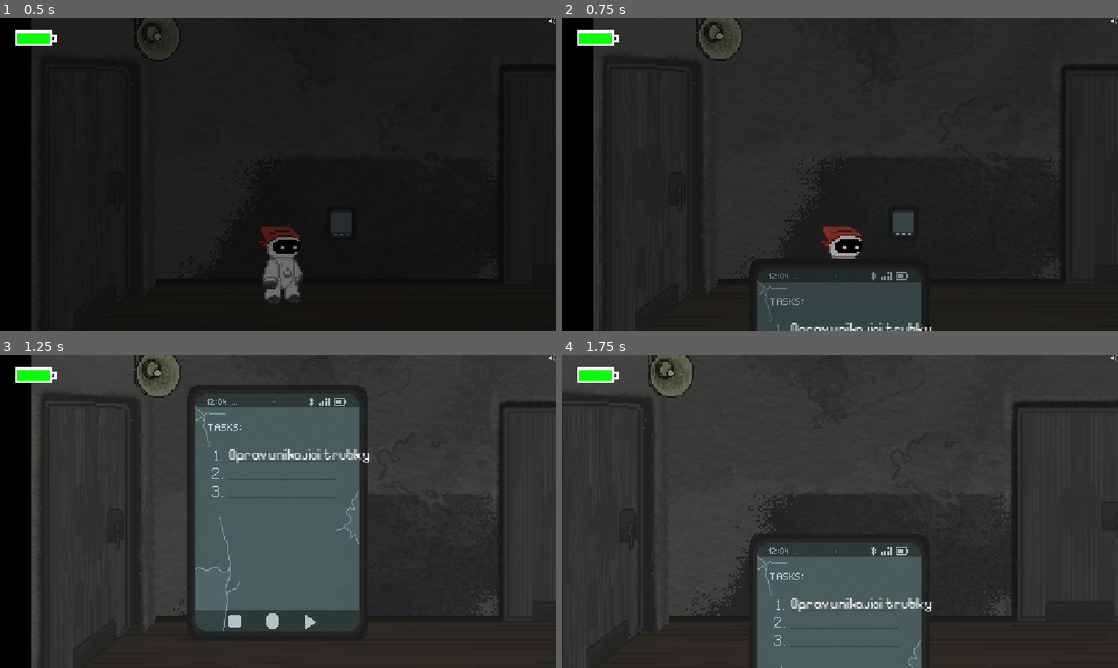
Above: before the commit, frames 1-4 (two rows, left to right).
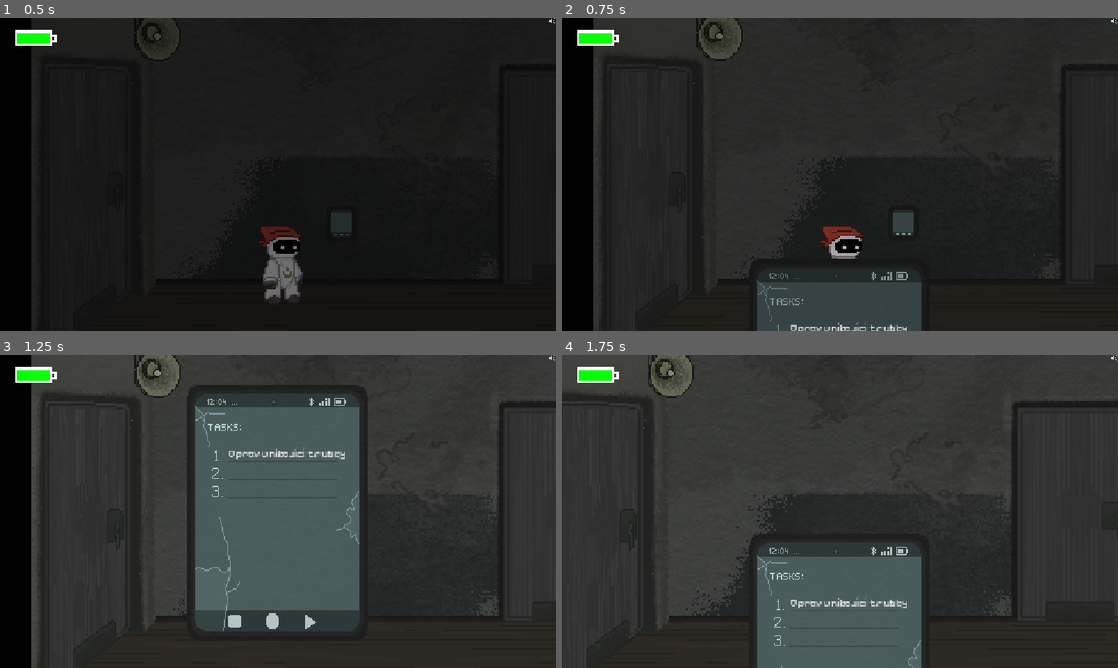
Above: after the commit, the same moments.

Repository: hruboson/R0B1E
Game: Godot game, scene res://scenes/levels/level_2/level_2.tscn
Two runs of this game, one before a commit and one after it. Both use one fixed random seed, a clock stepped at 60 frames per second and the inputs below. This scene is started directly instead of the project's main scene. Sound files missing from this copy of the repository are replaced by a short silence.
Inputs (mouse positions are in pixels of both pictures, inside the frame that each line leads up to):
- Up to frame 1 (0.5 s): no input
- Up to frame 2 (0.75 s): tap Enter at 0.5 s; move the mouse to (962, 158) at 0.52 s; hold Right (right) from 0.53 s (still down); hold E (interact) from 0.53 s (still down); click (962, 158) at 0.67 s
- Up to frame 3 (1.25 s): keep holding Right (right); keep holding E (interact)
- Up to frame 4 (1.75 s): keep holding Right (right); move the mouse to (728, 527) at 1.27 s; release E (interact) at 1.28 s; tap E (interact) at 1.35 s; click (728, 527) at 1.42 s

Frame 1 is identical in both runs. In frame 2, 0.3% of the frame differs, in the area x 41-67%, y 96-100%; in frame 3, 0.5%, in the area x 41-67%, y 30-35%; in frame 4, 0.5%.

Commit message:
fix(bugs): letters still dont work

Diff:
--- a/game_manager.gd
+++ b/game_manager.gd
@@ -10,6 +10,10 @@
 
 func take_energy(amount: int) -> void:
 	GameManager.player_energy = max(GameManager.player_energy - amount, 0)
+	if GameManager.player_energy <= 0:
+		GameState.reset_game_state()
+		GameManager.initialSequenceCompleted = false
+		get_tree().change_scene_to_file("res://scenes/intro/intro.tscn")
 
 func heal_energy(amount: int) -> void:
 	GameManager.player_energy = max(GameManager.player_energy + amount, 0)
--- a/game_state.gd
+++ b/game_state.gd
@@ -11,6 +11,9 @@
 
 var level_key: String
 var quest_key: String
+
+var letter1Active: bool = false
+var letter2Active: bool = false
 
 var levels_state = {
 	"level1": {
@@ -38,3 +41,18 @@
 	if levels_state.has(lk):
 		if levels_state[lk].has(qk):
 			levels_state[lk][qk] = true
+
+func reset_game_state() -> void:
+	# Reset all quest flags in every level
+	for level_name in levels_state.keys():
+		for quest_name in levels_state[level_name].keys():
+			levels_state[level_name][quest_name] = false
+
+	# Reset global flags
+	letter1Active = false
+	letter2Active = false
+
+	# Optional resets
+	last_level = LEVELS.LEVEL_1
+	level_key = ""
+	quest_key = ""
--- /dev/null
+++ b/nodes/actors/door/door_deliver_to.gd
@@ -0,0 +1,73 @@
+extends Area2D
+
+@export var waiting_for_quest: int = 0
+@export var audio_stream: AudioStream
+@export var is_enabled: bool = false
+@export var enable: Area2D # another DoorDeliverTo
+@export var deactivate: Area2D # another DoorDeliverTo
+@export_multiline var subtitles: String = ""
+@export var subtitle_len: float = 3.0
+
+@onready var audio_player: AudioStreamPlayer2D = $AudioStreamPlayer2D  # must point to node
+
+var player: Robot = null
+var quest_active: int = 0
+var enabled = true
+
+func _ready() -> void:
+	if audio_stream:
+		audio_player.stream = audio_stream  # assign exported stream
+
+func _process(delta: float) -> void:
+	if !enabled:
+		return
+
+	# jesus christ I'm tired...
+	if GameState.letter1Active:
+		if !GameState.levels_state["level2"]["quest2A"]:
+			quest_active = 1
+		else:
+			quest_active = 0
+	elif GameState.letter2Active:
+		if !GameState.levels_state["level2"]["quest2B"]:
+			quest_active = 2
+		else:
+			quest_active = 0
+
+	if player != null and Input.is_action_just_pressed("interact"):
+		if player.input_enabled and quest_active == waiting_for_quest:
+			# holy mother smoking barrel of gun
+			if quest_active == 1:
+				GameState.letter1Active = false
+				GameState.levels_state["level2"]["quest2A"] = true
+			if quest_active == 2:
+				GameState.letter2Active = false
+				GameState.levels_state["level2"]["quest2B"] = true
+
+			player.show_text(subtitles, subtitle_len)
+			audio_player.play()
+			await audio_player.finished
+
+			# motherfucking jesus, get me out of here
+			# what a fucking hacks, please kill me now
+			if quest_active == 1:
+				quest_active = 2
+				GameState.letter2Active = true
+				enable.enabled = true
+				enable.position.x += 200
+				self.position.x += 1000
+			elif quest_active == 2:
+				deactivate.enabled = false
+				deactivate.position.x -= 1000
+				self.position.x -= 1000
+				player.show_text("")
+				quest_active = 0
+
+
+func _on_body_entered(body):
+	if body.is_in_group("player"):
+		player = body
+
+func _on_body_exited(body):
+	if body.is_in_group("player"):
+		player = null
--- /dev/null
+++ b/nodes/actors/door/door_deliver_to.tscn
@@ -0,0 +1,18 @@
+[gd_scene format=3 uid="uid://cd5ar0l3um0nt"]
+
+[ext_resource type="Script" uid="uid://tk35i308dsyx" path="res://nodes/actors/door/door_deliver_to.gd" id="1_vadpy"]
+
+[sub_resource type="RectangleShape2D" id="RectangleShape2D_xs85j"]
+size = Vector2(87.28817, 114.63416)
+
+[node name="DoorDeliverTo" type="Area2D" unique_id=1810259843]
+script = ExtResource("1_vadpy")
+
+[node name="CollisionShape2D" type="CollisionShape2D" parent="." unique_id=1750186002]
+scale = Vector2(2.3599992, 6.5599995)
+shape = SubResource("RectangleShape2D_xs85j")
+
+[node name="AudioStreamPlayer2D" type="AudioStreamPlayer2D" parent="." unique_id=798475471]
+
+[connection signal="body_entered" from="." to="." method="_on_body_entered"]
+[connection signal="body_exited" from="." to="." method="_on_body_exited"]
--- a/nodes/actors/door/door_quest.gd
+++ b/nodes/actors/door/door_quest.gd
@@ -3,6 +3,7 @@
 ########## EXPORTS ###########
 @export_multiline var subtitles: String = ""
 @export_multiline var subtitles_optional: String = ""
+@export var activate_quest: int = 0
 @export var sub_length: float = 3.0
 @export var sub_optional_length: float = 3.0
 @export var audio_stream: AudioStream
@@ -12,16 +13,28 @@
 @onready var audio_player: AudioStreamPlayer2D = $AudioStreamPlayer2D
 
 var player: Robot = null
+var is_enabled = true
 
 func _process(delta):
+	if !is_enabled:
+		return
+
 	if player != null and Input.is_action_just_pressed("interact"):
 		if player.input_enabled:
-			player.init_tenant_quest(subtitles, subtitles_optional, sub_length, sub_optional_length)
-
 			# play audio
 			if audio_stream:
 				audio_player.stream = audio_stream   # assign exported stream
 				audio_player.play()
+
+			if GameState.levels_state["level1"]["quest1A"]:
+				player.show_text("...")
+			else:
+				player.init_tenant_quest(subtitles, subtitles_optional, sub_length, sub_optional_length)
+				await audio_player.finished
+				if activate_quest == 1:
+					GameState.letter1Active = true
+				if activate_quest == 2:
+					GameState.letter2Active = true
 
 ############################
 #          SIGNALS         #
--- a/nodes/actors/robot/robot.gd
+++ b/nodes/actors/robot/robot.gd
@@ -38,6 +38,7 @@
 
 var is_intro_sequence: bool = false
 var tablet_open: bool = false
+var tablet_locked: bool = false
 
 func _ready() -> void:
 	update_battery()
@@ -79,6 +80,11 @@
 		move_and_slide()
 		update_audio(current_state)
 		update_animation(current_state)
+
+	if GameState.letter1Active or GameState.letter2Active:
+		$CanvasLayer/Letter.show()
+	else:
+		$CanvasLayer/Letter.hide()
 
 ###
 # @func get_input
@@ -156,17 +162,27 @@
 	health_bar.size.x = full_width * energy_ratio
 
 func show_tablet() -> void:
+	if tablet_locked:
+		return
+
+	tablet_locked = true
+
 	var tablet_anim: AnimationPlayer = $CanvasLayer/Tablet/Texture/AnimationTree
 
 	if tablet_open:
 		tablet_anim.play("slide_down")
-		input_enabled = true
 		tablet_open = false
 	else:
 		tablet_anim.play("slide_up")
-		input_enabled = false
 		velocity = Vector2.ZERO
 		tablet_open = true
+
+	# Lock ALL movement input while tablet is open
+	input_enabled = not tablet_open
+
+	# Wait a short moment so the key press cannot toggle again
+	await get_tree().create_timer(0.3).timeout
+	tablet_locked = false
 
 func set_task1(str: String) -> void:
 	$CanvasLayer/Tablet.set_task1(str)
--- a/nodes/actors/robot/robot.tscn
+++ b/nodes/actors/robot/robot.tscn
@@ -33,6 +33,7 @@
 [ext_resource type="PackedScene" uid="uid://dncuhwxfmtqd1" path="res://nodes/interactable/tablet/tablet.tscn" id="31_g465r"]
 [ext_resource type="FontFile" uid="uid://dy46du8y2i8ig" path="res://assets/fonts/PixelifySans-Regular.ttf" id="32_g465r"]
 [ext_resource type="Texture2D" uid="uid://c08xauovd8ngq" path="res://assets/robot/battery.png" id="32_ipoti"]
+[ext_resource type="Texture2D" uid="uid://ex3nx0xprfe7" path="res://assets/tasks/letter.png" id="34_28qtx"]
 
 [sub_resource type="RectangleShape2D" id="RectangleShape2D_02wwk"]
 size = Vector2(89.02239, 77.9035)
@@ -333,4 +334,12 @@
 texture = ExtResource("32_ipoti")
 expand_mode = 1
 
+[node name="Letter" type="TextureRect" parent="CanvasLayer" unique_id=817466118]
+visible = false
+offset_left = 982.0
+offset_top = 571.0
+offset_right = 1139.0
+offset_bottom = 635.0
+texture = ExtResource("34_28qtx")
+
 [connection signal="pressed" from="CanvasLayer/HBoxContainer/SoundButton" to="." method="_on_sound_button_pressed"]
--- a/nodes/interactable/tablet/tablet.tscn
+++ b/nodes/interactable/tablet/tablet.tscn
@@ -86,7 +86,7 @@
 offset_right = 78.730576
 offset_bottom = 73.65892
 theme_override_fonts/font = ExtResource("3_3dq7t")
-theme_override_font_sizes/font_size = 12
+theme_override_font_sizes/font_size = 10
 text = "Text"
 
 [node name="Task2" type="Label" parent="Texture" unique_id=1397228050]
--- a/nodes/interactable/tasks/Breakers/Breakers_logic.gd
+++ b/nodes/interactable/tasks/Breakers/Breakers_logic.gd
@@ -129,7 +129,7 @@
 func _close_game() -> void:
 	if game_failed:
 		GameManager.take_energy(2)
-		get_tree().change_scene_to_file("res://scenes/intro/intro.tscn")
+		get_tree().change_scene_to_file(GameManager.previous_scene_path)
 	elif GameManager.previous_scene_path != "":
 		GameState.complete_quest()
 		get_tree().change_scene_to_file(GameManager.previous_scene_path)
--- a/project.godot
+++ b/project.godot
@@ -13,7 +13,8 @@
 config/name="R0B1E"
 run/main_scene="uid://dvvpiqjsmtl0n"
 config/features=PackedStringArray("4.6", "GL Compatibility")
-boot_splash/image="uid://bidmreerysmex"
+boot_splash/bg_color=Color(0, 0, 0, 1)
+boot_splash/image="uid://0qpmtd3j02ei"
 config/icon="uid://bidmreerysmex"
 config/image="uid://bidmreerysmex"
 
--- a/scenes/intro/intro.tscn
+++ b/scenes/intro/intro.tscn
@@ -178,7 +178,7 @@
 
 [node name="Area2D2" type="Area2D" parent="." unique_id=1891272300]
 z_index = 10
-position = Vector2(34, 517)
+position = Vector2(73, 513.00006)
 scale = Vector2(0.2177115, 0.2177115)
 script = ExtResource("29_rx8h1")
 
@@ -246,8 +246,8 @@
 
 [node name="DoorQuest" parent="." unique_id=2027972157 instance=ExtResource("27_m56ce")]
 position = Vector2(-3, 518)
-subtitles = "Pst hej pojd jsem, hej notak..."
-subtitles_optional = "Hej prosím tě potřebuju od tebe něco ale neboj vyplatí se ti to dám ti nějakou energie té vy plechovky přece nemáte moc ne. Vymaž my historii z heveans gázu."
+subtitles = "Pst Hej, pojď sem, hej notak"
+subtitles_optional = "Hej prosím tě, potřebuju od tebe něco, ale neboj, vyplatí se ti to, dám ti nějakou energii, té vy plechovky přece nemáte moc, ne. Vymaž mi historii z heavens gate. Moje žena o tom nemůže vědět."
 sub_length = 5.0
 sub_optional_length = 15.0
 audio_stream = SubResource("AudioStreamPlaylist_ixtfl")
@@ -269,6 +269,7 @@
 scale = Vector2(0.82, 0.82)
 
 [node name="DoorLocked5" parent="." unique_id=977672901 instance=ExtResource("14_2ypwg")]
+visible = false
 position = Vector2(2148, 505.99997)
 scale = Vector2(0.6724, 0.6724)
 
--- a/scenes/intro/room_1.tscn
+++ b/scenes/intro/room_1.tscn
@@ -26,11 +26,13 @@
 
 [node name="BG" type="Sprite2D" parent="." unique_id=179545343]
 z_index = -1000
+texture_filter = 1
 position = Vector2(625, 421)
 texture = ExtResource("2_8b4e3")
 
 [node name="FG" type="Sprite2D" parent="." unique_id=1975849005]
 z_index = 600
+texture_filter = 1
 position = Vector2(646, 421)
 texture = ExtResource("3_0k63i")
 
--- a/scenes/levels/final_room/final_room.gd
+++ b/scenes/levels/final_room/final_room.gd
@@ -7,6 +7,7 @@
 func _ready():
 	# Start fully visible (normal brightness)
 	canvas_modulate.color = Color(1, 1, 1, 1)
+	AudioManager.stop_ambience()
 
 	# Connect all doors automatically
 	for door in get_tree().get_nodes_in_group("doors"):
--- a/scenes/levels/level_2/level_2.gd
+++ b/scenes/levels/level_2/level_2.gd
@@ -2,14 +2,6 @@
 
 @export var music: AudioStream
 
-# Called when the node enters the scene tree for the first time.
 func _ready() -> void:
 	GameState.last_level = GameState.LEVELS.LEVEL_2
 	await get_tree().create_timer(5.0).timeout
-
-	pass # Replace with function body.
-
-
-# Called every frame. 'delta' is the elapsed time since the previous frame.
-func _process(delta: float) -> void:
-	pass
--- a/scenes/levels/level_2/level_2.tscn
+++ b/scenes/levels/level_2/level_2.tscn
@@ -7,11 +7,21 @@
 [ext_resource type="PackedScene" uid="uid://ld0332n6kdd2" path="res://nodes/actors/door/door_quest.tscn" id="3_5o1mp"]
 [ext_resource type="PackedScene" uid="uid://dcqb5a21u54oh" path="res://nodes/actors/elevator/elevator.tscn" id="5_7uxs1"]
 [ext_resource type="PackedScene" uid="uid://xa6iswqpdjyj" path="res://nodes/actors/door/door_locked.tscn" id="7_e74df"]
+[ext_resource type="AudioStream" uid="uid://cijpxdu3de2uo" path="res://audio/Rezident/VO_Rezident A2_Tempting.wav" id="7_ugaie"]
+[ext_resource type="AudioStream" uid="uid://lhu8lgejfpbx" path="res://audio/Rezident/VO_Rezident A2_Offer.wav" id="8_iup6o"]
 [ext_resource type="PackedScene" uid="uid://ckeb8xmxjngvj" path="res://nodes/interactable/tablet/tablet_init.tscn" id="8_tf87b"]
 [ext_resource type="AudioStream" uid="uid://drey76aaeiu83" path="res://audio/Propaganda/VO_propaganda_2.wav" id="9_0xq57"]
+[ext_resource type="PackedScene" uid="uid://cd5ar0l3um0nt" path="res://nodes/actors/door/door_deliver_to.tscn" id="12_ses5c"]
+[ext_resource type="AudioStream" uid="uid://b04q7f3wb62nl" path="res://audio/Rezident/VO_Rezident B2.wav" id="13_up0v7"]
 
 [sub_resource type="WorldBoundaryShape2D" id="WorldBoundaryShape2D_014kd"]
 distance = 1.0
+
+[sub_resource type="AudioStreamPlaylist" id="AudioStreamPlaylist_ses5c"]
+loop = false
+stream_count = 2
+stream_0 = ExtResource("7_ugaie")
+stream_1 = ExtResource("8_iup6o")
 
 [node name="Level2" type="Node2D" unique_id=1400742347]
 script = ExtResource("1_68es0")
@@ -55,7 +65,14 @@
 is_closed = true
 
 [node name="DoorQuest" parent="." unique_id=2027972157 instance=ExtResource("3_5o1mp")]
-position = Vector2(198, 557)
+position = Vector2(198, 561)
+priority = 10
+subtitles = "Halo, máte moment, halo"
+subtitles_optional = "Dobrý den, potřeboval bych, abyste zanesl tuhle obálku mému sousedovi naproti, dám vám něco extra v energii, zadarmo už ani varná konvice nevaří."
+activate_quest = 1
+sub_length = 6.0
+sub_optional_length = 11.0
+audio_stream = SubResource("AudioStreamPlaylist_ses5c")
 
 [node name="DoorLocked" parent="." unique_id=1081473609 instance=ExtResource("7_e74df")]
 position = Vector2(524, 545)
@@ -82,5 +99,20 @@
 max_distance = 980.0
 bus = &"Background"
 
+[node name="DoorDeliverTo" parent="." unique_id=1810259843 node_paths=PackedStringArray("enable", "deactivate") instance=ExtResource("12_ses5c")]
+position = Vector2(2402, 498)
+waiting_for_quest = 1
+audio_stream = ExtResource("13_up0v7")
+is_enabled = true
+enable = NodePath("../DoorDeliverTo2")
+deactivate = NodePath("../DoorQuest")
+subtitles = "Cože? Ten hulvát, ten vagabund! Já mu ukážu! Hej, olejová opice, když zaneseš tenhle dopis tomu fenoménu, co má rodinný strom jako vlajkovou tyč, dám ti nějaký extra baterky."
+subtitle_len = 18.0
+
+[node name="DoorDeliverTo2" parent="." unique_id=2042609005 node_paths=PackedStringArray("deactivate") instance=ExtResource("12_ses5c")]
+position = Vector2(44, 546)
+waiting_for_quest = 2
+deactivate = NodePath("../DoorDeliverTo")
+
 [connection signal="body_entered" from="Elevator" to="Elevator" method="_on_body_entered"]
 [connection signal="body_exited" from="Elevator" to="Elevator" method="_on_body_exited"]
--- a/scenes/levels/level_2/rooms/room_1.tscn
+++ b/scenes/levels/level_2/rooms/room_1.tscn
@@ -3,7 +3,7 @@
 [ext_resource type="PackedScene" uid="uid://cp7d0myjohxhn" path="res://nodes/actors/robot/robot.tscn" id="1_d7bms"]
 [ext_resource type="PackedScene" uid="uid://dmmjl7kvy4hc6" path="res://nodes/actors/door/door_openable.tscn" id="2_fowph"]
 [ext_resource type="Texture2D" uid="uid://bi52tl3yhvqss" path="res://assets/room/pipe_room_pre.png" id="2_iptb2"]
-[ext_resource type="Texture2D" uid="uid://dumco5kttetws" path="res://assets/room/pipe_room_front.png" id="3_b1am2"]
+[ext_resource type="Texture2D" uid="uid://40367wbqe6md" path="res://assets/room/pipe_room_front_new.png" id="3_iptb2"]
 [ext_resource type="Script" uid="uid://cpx2oe0iuhnda" path="res://scenes/levels/level_2/rooms/tubes.gd" id="5_iptb2"]
 
 [sub_resource type="WorldBoundaryShape2D" id="WorldBoundaryShape2D_d7bms"]
@@ -21,32 +21,39 @@
 [node name="Room1" type="Node2D" unique_id=580597860]
 
 [node name="Robot" parent="." unique_id=2042197399 instance=ExtResource("1_d7bms")]
-position = Vector2(506, 488)
+texture_filter = 1
+position = Vector2(713, 488)
 
 [node name="BG" type="Sprite2D" parent="." unique_id=179545343]
 z_index = -1000
+texture_filter = 1
 position = Vector2(625, 421)
 texture = ExtResource("2_iptb2")
 
 [node name="FG" type="Sprite2D" parent="." unique_id=1975849005]
 z_index = 600
-position = Vector2(707, 421)
-texture = ExtResource("3_b1am2")
+texture_filter = 1
+position = Vector2(625, 421)
+texture = ExtResource("3_iptb2")
 
 [node name="WorldBorder" type="StaticBody2D" parent="." unique_id=1896617816]
+texture_filter = 1
 position = Vector2(0, -14)
 scale = Vector2(0.9904169, 0.96029466)
 
 [node name="CollisionShape2D" type="CollisionShape2D" parent="WorldBorder" unique_id=1779408204]
+texture_filter = 1
 position = Vector2(573, 666)
 shape = SubResource("WorldBoundaryShape2D_d7bms")
 
 [node name="CollisionShape2DRight" type="CollisionShape2D" parent="WorldBorder" unique_id=1717806615]
+texture_filter = 1
 position = Vector2(-62.599903, 508.17734)
 rotation = -1.5707964
 shape = SubResource("WorldBoundaryShape2D_0k63i")
 
 [node name="CollisionShape2DLeft" type="CollisionShape2D" parent="WorldBorder" unique_id=928797205]
+texture_filter = 1
 position = Vector2(112.07402, 511.3014)
 rotation = 1.5707964
 shape = SubResource("WorldBoundaryShape2D_3iq2o")
@@ -54,20 +61,24 @@
 [node name="Door" parent="." unique_id=821589660 instance=ExtResource("2_fowph")]
 modulate = Color(1, 1, 1, 0.4117647)
 z_index = 100
-position = Vector2(578, 451)
+texture_filter = 1
+position = Vector2(719, 451)
 leads_to = "uid://djtdphru6fqsw"
 inward = true
 pop_room = true
 
 [node name="CanvasModulate" type="CanvasModulate" parent="." unique_id=1495833004]
+texture_filter = 1
 scale = Vector2(1, 8)
 
 [node name="Area2D" type="Area2D" parent="." unique_id=1284074404]
+texture_filter = 1
 script = ExtResource("5_iptb2")
 level_key = "level2"
 quest_key = "questLandlord2"
 
 [node name="CollisionShape2D" type="CollisionShape2D" parent="Area2D" unique_id=584867000]
+texture_filter = 1
 position = Vector2(420, 444)
 shape = SubResource("RectangleShape2D_b1am2")
 
--- a/scenes/levels/level_3/rooms/room_1.tscn
+++ b/scenes/levels/level_3/rooms/room_1.tscn
@@ -33,11 +33,13 @@
 
 [node name="BG" type="Sprite2D" parent="." unique_id=179545343]
 z_index = -1000
+texture_filter = 1
 position = Vector2(625, 421)
 texture = ExtResource("2_8b4e3")
 
 [node name="FG" type="Sprite2D" parent="." unique_id=1975849005]
 z_index = 600
+texture_filter = 1
 position = Vector2(646, 421)
 texture = ExtResource("3_0k63i")
 
--- a/scenes/television/television.gd
+++ b/scenes/television/television.gd
@@ -51,6 +51,7 @@
 		$Control/Failed.show()
 		failed = true
 		$AudioFailure.play()
+		GameState.reset_game_state()
 		await get_tree().create_timer(5).timeout
 		return
 
--- a/scenes/television/television.tscn
+++ b/scenes/television/television.tscn
@@ -6,7 +6,7 @@
 [ext_resource type="FontFile" uid="uid://srf0vo2y15kd" path="res://assets/fonts/consolas.ttf" id="3_awh82"]
 [ext_resource type="AudioStream" uid="uid://c2eoxhqgxf8jt" path="res://audio/Landlord/VO_Lord_řeč na zhodnocení_tak blízko.wav" id="5_edp5r"]
 [ext_resource type="AudioStream" uid="uid://bspw4q7at7w47" path="res://audio/Landlord/VO_Lord_řeč na zhodnocení_pokud všechno.wav" id="5_frryk"]
-[ext_resource type="AudioStream" uid="uid://c8pbk2fy5r241" path="res://audio/Landlord/VO_Lord_řeč na zhodnocení_A tak přišel čas.wav" id="5_l784q"]
+[ext_resource type="AudioStream" uid="uid://dw6cq0jmwfou0" path="res://audio/Landlord/VO_Lord_zhodnocení_2.wav" id="6_edp5r"]
 
 [sub_resource type="RectangleShape2D" id="RectangleShape2D_wqles"]
 size = Vector2(1168, 667)
@@ -209,7 +209,7 @@
 stream = ExtResource("5_edp5r")
 
 [node name="AudioFailure" type="AudioStreamPlayer" parent="." unique_id=1305867416]
-stream = ExtResource("5_l784q")
+stream = ExtResource("6_edp5r")
 
 [node name="AudioExcellent" type="AudioStreamPlayer" parent="." unique_id=97466104]
 stream = ExtResource("5_frryk")
Binary file added: assets/ROBIE_HEADER.png
Not shown, added: assets/ROBIE_HEADER.png.import
Binary file added: assets/room/pipe_room_front_new.png
Not shown, added: assets/room/pipe_room_front_new.png.import
Binary file added: assets/tasks/letter.png
Not shown, added: assets/tasks/letter.png.import
Not shown, added: nodes/actors/door/door_deliver_to.gd.uid
